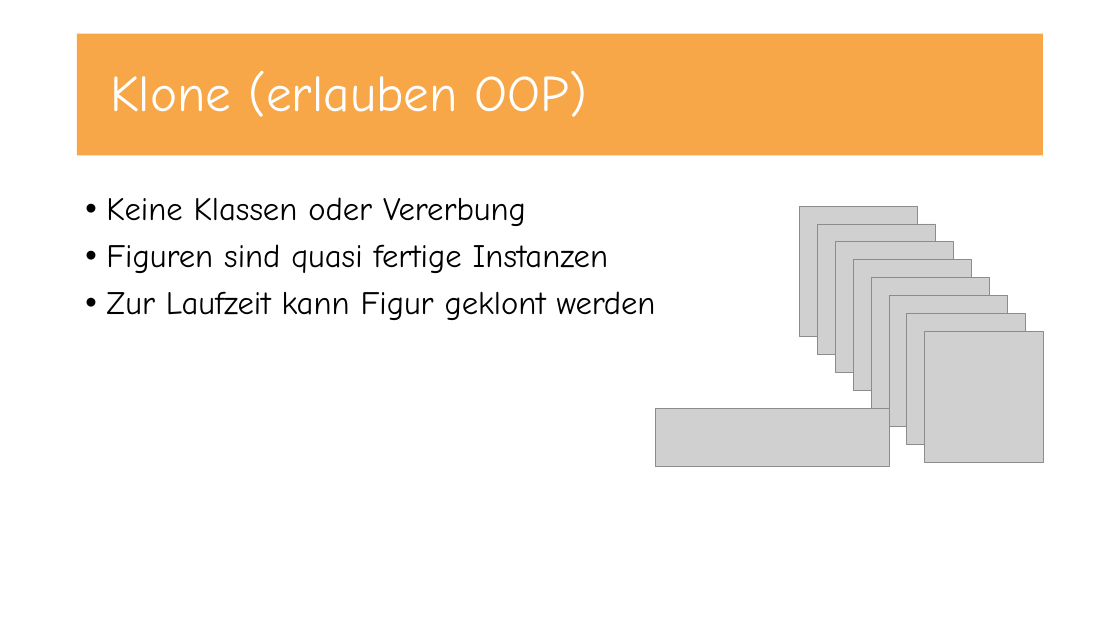
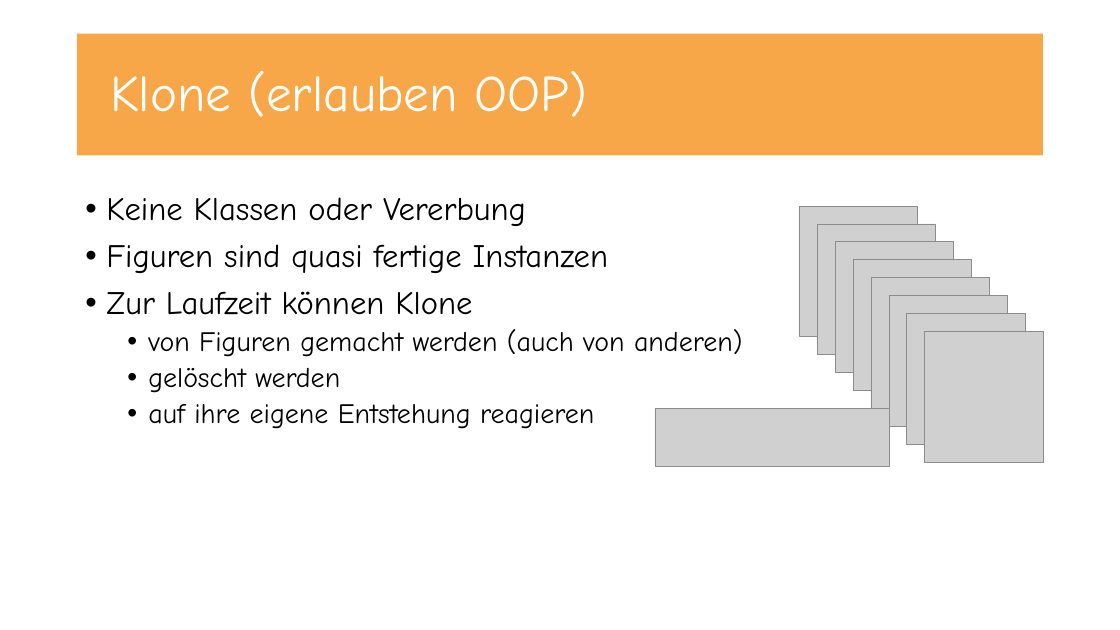
Before and after one commit to UncleBench/PCP-Projekt, a slide deck: slide 6 of Praesentation.pptx. Drawn at 1120x630 pixels with LibreOffice and Linux fonts; fonts in the diff are those of the drawing; grey boxes stand for pictures. Boxes give left, top, right and bottom in pixels: in the first picture for what was removed or moved away, otherwise in the second. Text is boxed around its words. In the diff, an @@ line names an element or a change of style, - is before the commit and + after.

Commit message:
Folien "Klone", "Nachrichten & Nebenläufigkei" und "Team-Fazit" erweitert

```diff
--- a/Praesentation.pptx
+++ b/Praesentation.pptx
@@ text at (x1=106, y1=291, x2=743, y2=429): text changed; size 28 to 24 pt @@
-• Zur Laufzeit kann Figur geklont werden
+• Zur Laufzeit können Klone
+  • von Figuren gemacht werden (auch von anderen)
+  • gelöscht werden
+  • auf ihre eigene Entstehung reagieren
```
Also in this commit, not shown: 2 other slides changed.
